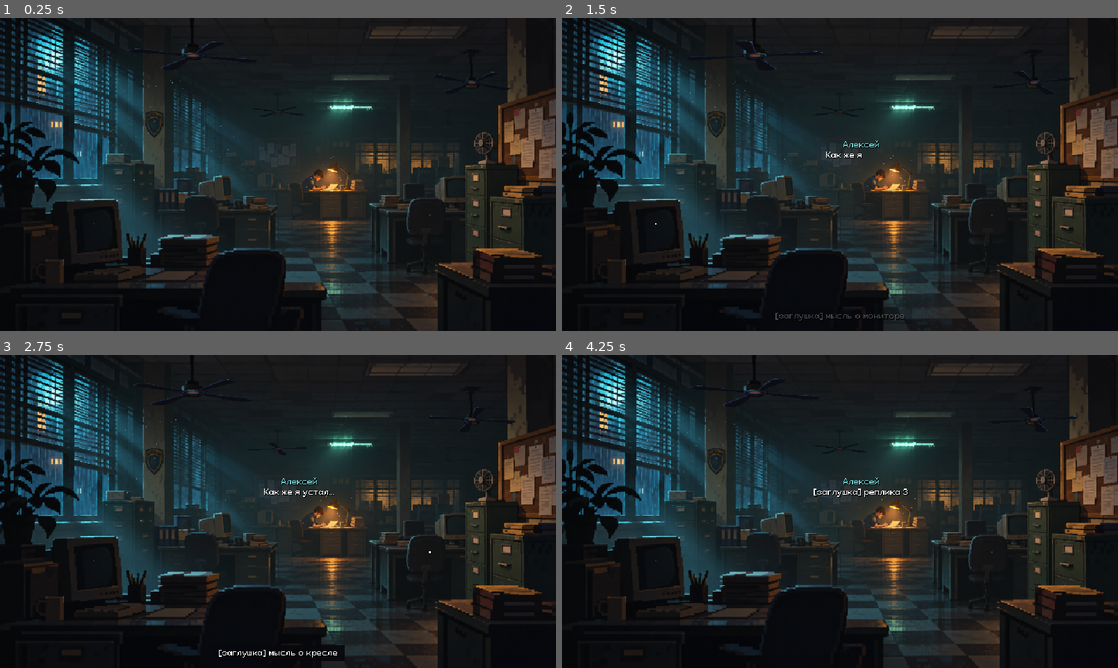
Above: before the commit, frames 1-4 (two rows, left to right).
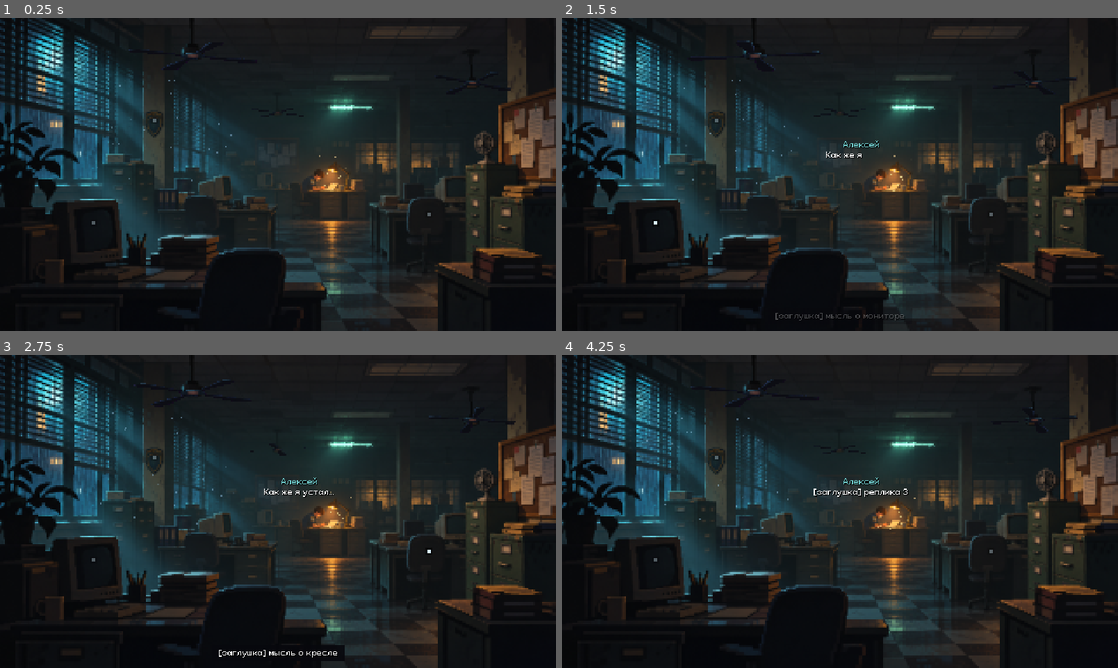
Above: after the commit, the same moments.

Repository: Elmisaa/the-measure-of-guilt-game
Game: Godot game, scene res://scenes/s01/exposition.tscn
Two runs of this game, one before a commit and one after it. Both use one fixed random seed, a clock stepped at 60 frames per second and the inputs below.
Inputs (mouse positions are in pixels of both pictures, inside the frame that each line leads up to):
- Up to frame 1 (0.25 s): no input
- Up to frame 2 (1.5 s): tap Enter (ui_accept) at 0.5, 0.77 s; move the mouse to (717, 121) at 0.52 s; click (717, 121) at 0.67 s; move the mouse to (656, 224) at 1.27 s; click (656, 224) at 1.42 s
- Up to frame 3 (2.75 s): tap Enter (ui_accept) at 1.52 s; move the mouse to (428, 552) at 2.02 s; click (428, 552) at 2.17 s
- Up to frame 4 (4.25 s): move the mouse to (812, 574) at 2.77 s; click (812, 574) at 2.92 s; tap Enter (ui_accept) at 3.02, 3.77 s; move the mouse to (1006, 558) at 3.52 s; click (1006, 558) at 3.67 s

The runs differ from the first frame. In frame 1, 3.9% of the frame differs, in the area x 0-100%, y 0-90%; in frame 2, 3.9%; in frame 3, 3.9%; in frame 4, 3.9%.

Commit message:
[Э3][s01] switch to 2x pixel (bg, docs, close-up, fans); visible 2x markers; desk markers

Diff:
--- a/data/dialogues/s01_precinct.json
+++ b/data/dialogues/s01_precinct.json
@@ -53,6 +53,12 @@
         "text": "",
         "reaction": ""
       }
+    },
+    "markers": {
+      "phone": "[заглушка] мысль о телефоне",
+      "computer": "[заглушка] мысль о компьютере",
+      "mug": "[заглушка] мысль о кофе",
+      "ashtray": "[заглушка] мысль о пепельнице"
     }
   }
 }
--- a/scenes/s01/desk.tscn
+++ b/scenes/s01/desk.tscn
@@ -9,6 +9,7 @@
 [ext_resource type="Script" path="res://scripts/s01/desk_document.gd" id="7_doc"]
 [ext_resource type="Script" path="res://scripts/fx/light_flicker.gd" id="fx_light"]
 [ext_resource type="Script" path="res://scripts/ui/document_view.gd" id="8_view"]
+[ext_resource type="Script" path="res://scripts/ui/hint_marker.gd" id="9_marker"]
 
 [sub_resource type="Gradient" id="light_grad"]
 offsets = PackedFloat32Array(0, 0.45, 1)
@@ -34,7 +35,7 @@
 [node name="Papers" type="Sprite2D" parent="Documents"]
 script = ExtResource("7_doc")
 doc_id = "papers"
-position = Vector2(115, 165)
+position = Vector2(116, 166)
 texture = ExtResource("3_papers")
 centered = false
 
@@ -85,6 +86,46 @@
 grow_horizontal = 2
 horizontal_alignment = 1
 
+[node name="Markers" type="Control" parent="UI/Root"]
+anchors_preset = 0
+mouse_filter = 2
+
+[node name="Phone" type="Control" parent="UI/Root/Markers"]
+anchors_preset = 0
+offset_left = 60.0
+offset_top = 180.0
+offset_right = 72.0
+offset_bottom = 192.0
+script = ExtResource("9_marker")
+marker_id = "phone"
+
+[node name="Computer" type="Control" parent="UI/Root/Markers"]
+anchors_preset = 0
+offset_left = 486.0
+offset_top = 90.0
+offset_right = 498.0
+offset_bottom = 102.0
+script = ExtResource("9_marker")
+marker_id = "computer"
+
+[node name="Mug" type="Control" parent="UI/Root/Markers"]
+anchors_preset = 0
+offset_left = 250.0
+offset_top = 144.0
+offset_right = 262.0
+offset_bottom = 156.0
+script = ExtResource("9_marker")
+marker_id = "mug"
+
+[node name="Ashtray" type="Control" parent="UI/Root/Markers"]
+anchors_preset = 0
+offset_left = 180.0
+offset_top = 90.0
+offset_right = 192.0
+offset_bottom = 102.0
+script = ExtResource("9_marker")
+marker_id = "ashtray"
+
 [node name="ThoughtBox" type="PanelContainer" parent="UI/Root"]
 script = ExtResource("6_thought")
 
--- a/scenes/s01/exposition.tscn
+++ b/scenes/s01/exposition.tscn
@@ -37,7 +37,7 @@
 
 [node name="FanA" type="Sprite2D" parent="Fans"]
 modulate = Color(0.85, 0.9, 0.95, 1)
-position = Vector2(222, 43)
+position = Vector2(222, 44)
 texture = ExtResource("fan_a")
 hframes = 8
 script = ExtResource("fx_spin")
@@ -45,7 +45,7 @@
 
 [node name="FanB" type="Sprite2D" parent="Fans"]
 modulate = Color(0.75, 0.8, 0.85, 0.9)
-position = Vector2(543, 74)
+position = Vector2(544, 75)
 texture = ExtResource("fan_b")
 hframes = 8
 script = ExtResource("fx_spin")
@@ -53,7 +53,7 @@
 
 [node name="FanC" type="Sprite2D" parent="Fans"]
 modulate = Color(0.7, 0.75, 0.8, 0.8)
-position = Vector2(320, 108)
+position = Vector2(320, 109)
 texture = ExtResource("fan_c")
 hframes = 8
 script = ExtResource("fx_spin")
@@ -61,7 +61,7 @@
 
 [node name="DustWindow" type="CPUParticles2D" parent="."]
 position = Vector2(170, 125)
-amount = 30
+amount = 22
 lifetime = 10.0
 preprocess = 10.0
 emission_shape = 3
@@ -73,10 +73,12 @@
 initial_velocity_max = 2.0
 color = Color(0.65, 0.85, 1, 0.4)
 color_ramp = SubResource("dust_fade")
+scale_amount_min = 2.0
+scale_amount_max = 2.0
 
 [node name="DustLamp" type="CPUParticles2D" parent="."]
 position = Vector2(378, 178)
-amount = 14
+amount = 10
 lifetime = 7.0
 preprocess = 7.0
 emission_shape = 3
@@ -88,6 +90,8 @@
 initial_velocity_max = 2.5
 color = Color(1, 0.85, 0.6, 0.55)
 color_ramp = SubResource("dust_fade")
+scale_amount_min = 2.0
+scale_amount_max = 2.0
 
 [node name="Lights" type="Node2D" parent="."]
 
@@ -144,27 +148,27 @@
 [node name="Badge" type="Control" parent="UI/Root/Markers"]
 anchors_preset = 0
 offset_left = 172.0
-offset_top = 113.0
+offset_top = 112.0
 offset_right = 184.0
-offset_bottom = 125.0
+offset_bottom = 124.0
 script = ExtResource("3_marker")
 marker_id = "badge"
 
 [node name="Monitor" type="Control" parent="UI/Root/Markers"]
 anchors_preset = 0
 offset_left = 102.0
-offset_top = 231.0
+offset_top = 230.0
 offset_right = 114.0
-offset_bottom = 243.0
+offset_bottom = 242.0
 script = ExtResource("3_marker")
 marker_id = "monitor"
 
 [node name="Chair" type="Control" parent="UI/Root/Markers"]
 anchors_preset = 0
-offset_left = 489.0
-offset_top = 221.0
-offset_right = 501.0
-offset_bottom = 233.0
+offset_left = 488.0
+offset_top = 220.0
+offset_right = 500.0
+offset_bottom = 232.0
 script = ExtResource("3_marker")
 marker_id = "chair"
 
--- a/scripts/s01/desk.gd
+++ b/scripts/s01/desk.gd
@@ -3,11 +3,13 @@
 
 const THOUGHT_DELAY: float = 0.8
 const NOT_READY_TIME: float = 3.0
+const MARKER_THOUGHT_TIME: float = 4.0
 
 @onready var _hint: Label = $UI/Root/Hint
 @onready var _thought: ThoughtBox = $UI/Root/ThoughtBox
 @onready var _docs: Node2D = $Documents
 @onready var _view: DocumentView = $DocumentView
+@onready var _markers: Control = $UI/Root/Markers
 
 var _data: Dictionary = {}
 
@@ -19,6 +21,9 @@
 		if d is DeskDocument:
 			(d as DeskDocument).clicked.connect(_on_doc_clicked)
 	_view.closed.connect(_on_view_closed)
+	for m: Node in _markers.get_children():
+		if m is HintMarker:
+			(m as HintMarker).activated.connect(_on_marker)
 	await get_tree().create_timer(THOUGHT_DELAY).timeout
 	_thought.show_text(str(_data.get("intro_thought", "")))
 
@@ -34,6 +39,12 @@
 	_view.open(doc)
 
 
+func _on_marker(marker_id: String) -> void:
+	var markers: Dictionary = _data.get("markers", {})
+	if markers.has(marker_id):
+		_thought.show_text(str(markers[marker_id]), MARKER_THOUGHT_TIME)
+
+
 func _on_view_closed() -> void:
 	_set_docs_interactive(true)
 
--- a/scripts/s01/desk_document.gd
+++ b/scripts/s01/desk_document.gd
@@ -9,7 +9,7 @@
 @export var lift: float = 2.0
 @export var twitch_degrees: float = 1.5
 
-const SHADOW_REST: Vector2 = Vector2(3, 4)
+const SHADOW_REST: Vector2 = Vector2(4, 4)
 const SHADOW_LIFTED: Vector2 = Vector2(4, 6)
 
 var interactive: bool = true
--- a/scripts/ui/document_view.gd
+++ b/scripts/ui/document_view.gd
@@ -52,7 +52,7 @@
 	_paper.texture = tex
 	var s: Vector2 = tex.get_size()
 	_paper.size = s
-	_paper.position = Vector2(floorf((640.0 - s.x) / 2.0), floorf((330.0 - s.y) / 2.0))
+	_paper.position = Vector2(floorf((640.0 - s.x) / 4.0) * 2.0, floorf((330.0 - s.y) / 4.0) * 2.0)  # keep on the 2px grid
 	var r: Array = doc.get("text_rect", [0, 0, s.x, s.y])
 	_text.position = _paper.position + Vector2(r[0], r[1])
 	_text.size = Vector2(r[2], r[3])
--- a/scripts/ui/hint_marker.gd
+++ b/scripts/ui/hint_marker.gd
@@ -5,8 +5,8 @@
 signal activated(marker_id: String)
 
 @export var marker_id: String = ""
-@export var base_alpha: float = 0.12
-@export var peak_alpha: float = 0.6
+@export var base_alpha: float = 0.35
+@export var peak_alpha: float = 0.9
 @export var min_interval: float = 3.0
 @export var max_interval: float = 8.0
 @export var blink_time: float = 1.4
@@ -50,9 +50,9 @@
 
 
 func _draw() -> void:
-	var c: Vector2 = (size / 2.0).floor()
-	draw_rect(Rect2(c - Vector2(2, 2), Vector2(4, 4)), Color(0.0, 0.0, 0.0, _alpha * 0.6))
-	draw_rect(Rect2(c - Vector2(1, 1), Vector2(2, 2)), Color(0.85, 0.95, 1.0, _alpha))
+	# 2x pixel grid: 4x4 light core inside a 2px dark border.
+	draw_rect(Rect2(Vector2(2, 2), Vector2(8, 8)), Color(0.0, 0.0, 0.0, _alpha * 0.6))
+	draw_rect(Rect2(Vector2(4, 4), Vector2(4, 4)), Color(0.85, 0.95, 1.0, _alpha))
 
 
 func _gui_input(event: InputEvent) -> void:
Binary file changed: art/previews/s01_1_speech.png
Binary file changed: art/previews/s01_2_marker_thought.png
Binary file changed: art/previews/s01_3_button.png
Binary file changed: art/previews/s01_4_desk.png
Binary file changed: art/previews/s01_5_desk_hover.png
Binary file changed: art/previews/s01_6_closeup.png
Binary file added: art/sources/s01/desk3_zoom_1x.png
Binary file added: art/sources/s01/exposition_nofan_1x.png
Binary file changed: assets/backgrounds/s01/desk.png
Binary file changed: assets/backgrounds/s01/exposition.png
Binary file changed: assets/fx/s01/fan_a.png
Binary file changed: assets/fx/s01/fan_b.png
(and 7 more such lines)
